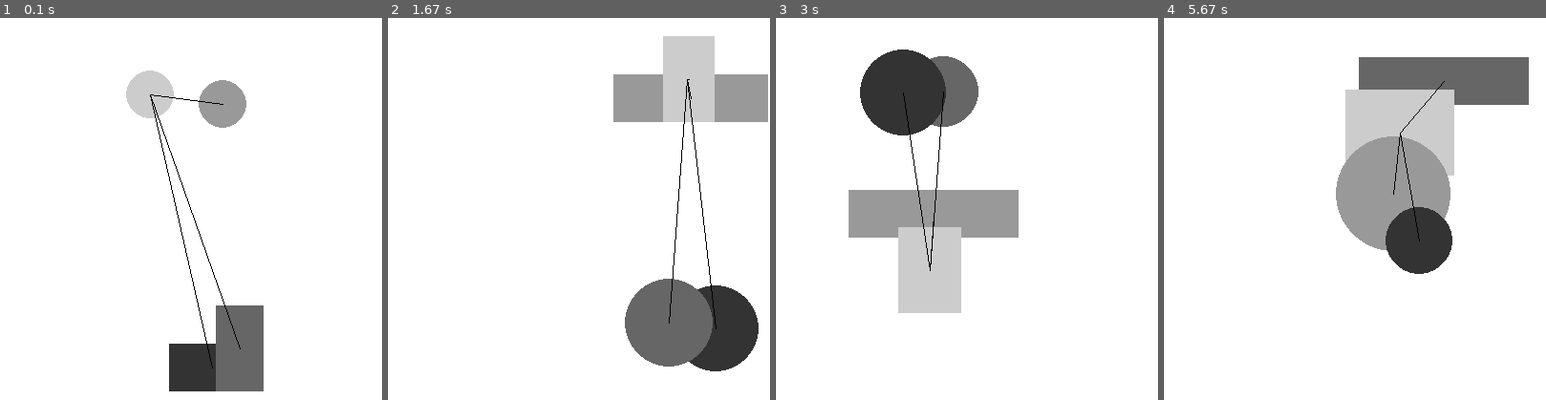
Above: before the commit, frames 1-4 (left to right).
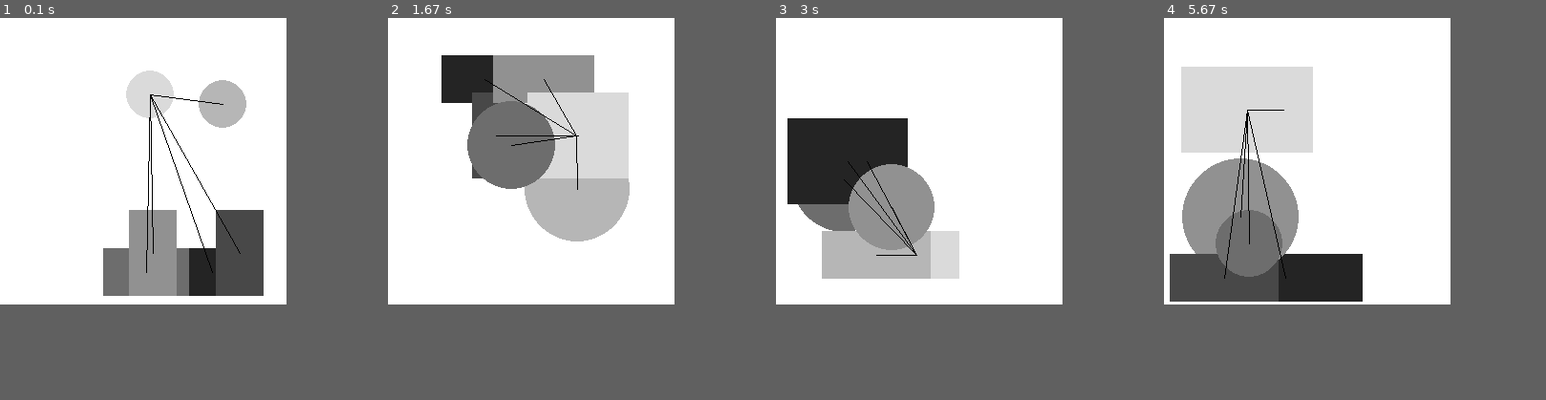
Above: after the commit, the same moments.

Repository: PatrykCiwinski/WSBdzien6
Game: pygame game, started from mediator.py
Same seed, same stepped clock (60 frames per second), same inputs: the game is played once before the commit and once after it.
Inputs (mouse positions are in pixels of both pictures, inside the frame that each line leads up to):
- Up to frame 1 (0.1 s): no input
- Up to frame 2 (1.67 s): press the mouse at (624, 155) at 0.37 s; move the mouse to (579, 166) at 0.47 s; release the mouse at (533, 178) at 0.6 s; hold W 0.67-1.13 s; move the mouse to (464, 163) at 0.7 s; press the mouse at (624, 155) at 1.2 s; move the mouse to (628, 209) at 1.3 s; release the mouse at (636, 262) at 1.43 s; press the mouse at (624, 155) at 1.53 s; move the mouse to (579, 109) at 1.63 s
- Up to frame 3 (3 s): release the mouse at (924, 63) at 1.77 s; hold S 1.83-2.13 s; move the mouse to (852, 105) at 1.87 s; hold W 2.17-2.53 s; move the mouse to (921, 189) at 2.2 s; hold S 2.57-2.93 s; move the mouse to (1028, 270) at 2.6 s; hold W from 2.97 s (still down)
- Up to frame 4 (5.67 s): move the mouse to (1259, 67) at 3 s; release W at 3.27 s; hold S 3.3-3.6 s; move the mouse to (1408, 235) at 3.33 s; move the mouse to (1400, 155) at 3.63 s; press the mouse at (1400, 155) at 3.67 s; move the mouse to (1381, 132) at 3.77 s; release the mouse at (1366, 109) at 3.9 s; hold W 3.97-4.33 s; click (1217, 124) at 4.05 s; hold S 4.37-4.73 s; click (1221, 63) at 4.45 s; hold W 4.77-5.07 s; click (1240, 209) at 4.85 s; hold S 5.1-5.4 s; click (1244, 109) at 5.18 s; hold W from 5.43 s (still down); click (1244, 136) at 5.52 s
In our replay, the window is 400x400 before the commit and 300x300 after it. These sizes can differ from the game's own. Grey fills any space a smaller window leaves; there, only what the larger window draws over its background counts as a difference.

The runs differ from the first frame. In frame 1, 14% of the frame differs, in the area x 27-69%, y 16-98%; in frame 2, 30%; in frame 3, 19%; in frame 4, 38%, in the area x 1-96%, y 10-75%.

Commit message:
more upgrades

Diff:
--- a/mediator.py
+++ b/mediator.py
@@ -1,8 +1,12 @@
+# brak globalnego mediatora
 import random
 import pygame
-mediator = None
-class FizykaOdbijajacegoSieObiektu:
-    def __init__(self, x, y):
+class PodwladnyMediatora:
+    def __init__(self, mediator):
+        self.mediator = mediator
+class FizykaOdbijajacegoSieObiektu(PodwladnyMediatora):
+    def __init__(self, x, y, mediator):
+        super(FizykaOdbijajacegoSieObiektu, self).__init__(mediator)
         self.x = x
         self.y = y
         self.krok_x = 2
@@ -15,75 +19,62 @@
     @property
     def srodek_obiektu_y(self):
         return self.y + self.wysokosc / 2
-
     def oblicz_kw_odleglosci(self, x, y):
         return (self.srodek_obiektu_x - x)**2 + (self.srodek_obiektu_y - y)**2
-
-
     def update(self):
         self.x += self.krok_x
         if self.x < 0:
             self.krok_x = -self.krok_x
             self.x = 0
-        elif self.x + self.szerokosc > mediator.SZEROKOSC_OKNA:
+        elif self.x + self.szerokosc > self.mediator.SZEROKOSC_OKNA:
             self.krok_x = -self.krok_x
-            self.x = mediator.SZEROKOSC_OKNA - self.szerokosc
+            self.x = self.mediator.SZEROKOSC_OKNA - self.szerokosc
         self.y += self.krok_y
         if self.y < 0:
             self.krok_y = -self.krok_y
             self.y = 0
-        elif self.y + self.wysokosc > mediator.WYSOKOSC_OKNA:
+        elif self.y + self.wysokosc > self.mediator.WYSOKOSC_OKNA:
             self.krok_y = -self.krok_y
-            self.y = mediator.WYSOKOSC_OKNA - self.wysokosc
-
-
+            self.y = self.mediator.WYSOKOSC_OKNA - self.wysokosc
 class PoruszajacySieKwadracik(FizykaOdbijajacegoSieObiektu):
     @classmethod
-    def nowy_obiekt(cls):
-        return PoruszajacySieKwadracik(random.randint(0, mediator.SZEROKOSC_OKNA), random.randint(0, mediator.WYSOKOSC_OKNA))
-
-    def __init__(self, x, y):
-        super(PoruszajacySieKwadracik, self).__init__(x, y)
+    def nowy_obiekt(cls, mediator):
+        return PoruszajacySieKwadracik(random.randint(0, mediator.SZEROKOSC_OKNA), random.randint(0, mediator.WYSOKOSC_OKNA),
+                                       mediator)
+    def __init__(self, x, y, mediator):
+        super(PoruszajacySieKwadracik, self).__init__(x, y, mediator)
         self.stopien_szarosci = 0.5
-
     @property
     def kolor(self):
         return (int(255*self.stopien_szarosci), int(255*self.stopien_szarosci), int(255*self.stopien_szarosci))
-
     def paint(self, background):
         pygame.draw.rect(background, self.kolor, (self.x, self.y, self.szerokosc, self.wysokosc))
-
-
 class Kolo(PoruszajacySieKwadracik):
-
     @classmethod
-    def nowy_obiekt(cls):
-        return Kolo(random.randint(0, mediator.SZEROKOSC_OKNA), random.randint(0, mediator.WYSOKOSC_OKNA))
-
-    def __init__(self, x, y):
-        super(Kolo, self).__init__(x, y)
+    def nowy_obiekt(cls, mediator):
+        return Kolo(random.randint(0, mediator.SZEROKOSC_OKNA), random.randint(0, mediator.WYSOKOSC_OKNA),
+                    mediator)
+    @classmethod
+    def ile_wynosi_dodawanie(cls, a, b):
+        return a + b
+    def __init__(self, x, y, mediator):
+        super(Kolo, self).__init__(x, y, mediator)
         self.promien = 25
         self.krok_zmiany_promienia = 0.1
-
     def paint(self, background):
         pygame.draw.circle(background, self.kolor, (self.x + self.promien, self.y + self.promien), self.promien)
-
     @property
     def wysokosc(self):
         return 2 * self.promien
-
     @wysokosc.setter
     def wysokosc(self, nowa_wysokosc):
         self.promien = nowa_wysokosc / 2
-
     @property
     def szerokosc(self):
         return 2 * self.promien
-
     @szerokosc.setter
     def szerokosc(self, nowa_szerokosc):
         self.promien = nowa_szerokosc / 2
-
     def update(self):
         super(Kolo, self).update()
         self.promien += self.krok_zmiany_promienia
@@ -91,26 +82,56 @@
             self.krok_zmiany_promienia = -self.krok_zmiany_promienia
         elif self.promien < 10:
             self.krok_zmiany_promienia = -self.krok_zmiany_promienia
-
+def losowy_kolor():
+    return (random.randint(0, 255), random.randint(0, 255), random.randint(0, 255))
 class Mediator:
     def __init__(self):
-        self.obiekty_na_ekranie = []
-        self.punkt_od_ktorego_rysujemy_linie = (0, 0)
-        pygame.init()
         self.SZEROKOSC_OKNA = 400
         self.WYSOKOSC_OKNA = 400
-        self.window = (self.SZEROKOSC_OKNA, self.WYSOKOSC_OKNA)
-        self.screen = pygame.display.set_mode(self.window)
-        self.background = pygame.Surface(self.window)
-
-    def uruchom_gre(self):
-
-        self.obiekty_na_ekranie = [PoruszajacySieKwadracik.nowy_obiekt(),
-                                   PoruszajacySieKwadracik.nowy_obiekt(),
-                                   Kolo.nowy_obiekt(),Kolo.nowy_obiekt()
+        self.obiekty_na_ekranie = [PoruszajacySieKwadracik.nowy_obiekt(self),
+                                   PoruszajacySieKwadracik.nowy_obiekt(self),
+                                   Kolo.nowy_obiekt(self),
                                    ]
         self.obiekty_na_ekranie[0].szerokosc = 90
         self.obiekty_na_ekranie[1].wysokosc = 90
+        self.punkt_od_ktorego_rysujemy_linie = (0, 0)
+    def __add__(self, other):
+        if isinstance(other, Mediator):
+            wynik = Mediator()
+            wynik.obiekty_na_ekranie = self.obiekty_na_ekranie + other.obiekty_na_ekranie
+            for o in wynik.obiekty_na_ekranie:
+                o.mediator = wynik
+            return wynik
+        if isinstance(other, int):
+            wynik = Mediator()
+            wynik.obiekty_na_ekranie = self.obiekty_na_ekranie
+            for o in wynik.obiekty_na_ekranie:
+                o.mediator = wynik
+            wynik.SZEROKOSC_OKNA = self.SZEROKOSC_OKNA + other
+            wynik.WYSOKOSC_OKNA = self.WYSOKOSC_OKNA + other
+            return wynik
+    def __sub__(self, other):
+        if isinstance(other, Mediator):
+            wynik = Mediator()
+            wynik.obiekty_na_ekranie = self.obiekty_na_ekranie + other.obiekty_na_ekranie
+            for o in wynik.obiekty_na_ekranie:
+                o.mediator = wynik
+            return wynik
+        if isinstance(other, int):
+            wynik = Mediator()
+            wynik.obiekty_na_ekranie = self.obiekty_na_ekranie
+            for o in wynik.obiekty_na_ekranie:
+                o.mediator = wynik
+            wynik.SZEROKOSC_OKNA = self.SZEROKOSC_OKNA - other
+            wynik.WYSOKOSC_OKNA = self.WYSOKOSC_OKNA - other
+            return wynik
+    @property
+    def window(self):
+        return (self.SZEROKOSC_OKNA, self.WYSOKOSC_OKNA)
+    def uruchom_gre(self):
+        pygame.init()
+        screen = pygame.display.set_mode(self.window)
+        background = pygame.Surface(self.window)
         FPS = 60  # Frames per second.
         clock = pygame.time.Clock()
         done = False
@@ -124,7 +145,7 @@
                 #         y -= 40
                 #     elif event.key == pygame.K_s:
                 #         y += 40
-            self._paint(self.background)
+            self._paint(background, screen)
             for k in self.obiekty_na_ekranie:
                 k.update()
             x, y = pygame.mouse.get_pos()
@@ -142,21 +163,22 @@
             if guzik1:
                 obiekt_najblizszy_myszcze.szerokosc += 4
         pygame.quit()
-
-    def _paint(self, background):
-        pygame.draw.rect(self.background, (255, 255, 255), (0, 0, *self.window))
+    def _paint(self, background, screen):
+        pygame.draw.rect(background, (255, 255, 255), (0, 0, *self.window))
         for k in self.obiekty_na_ekranie:
             k.paint(background)
         self._paint_myszka(background)
-        self.screen.blit(self.background, (0, 0))
+        screen.blit(background, (0, 0))
         pygame.display.flip()
-
     def _update(self):
         pass
-
     def _paint_myszka(self, background):
         x, y = self.punkt_od_ktorego_rysujemy_linie
         for o in self.obiekty_na_ekranie:
             pygame.draw.line(background, (0, 0, 0), (x, y), (o.srodek_obiektu_x, o.srodek_obiektu_y))
-mediator = Mediator()
-mediator.uruchom_gre()
+mediator1 = Mediator()
+mediator2 = Mediator()
+koncowy_mediator = mediator1 + mediator2
+# koncowy_mediator += 150
+koncowy_mediator-=100
+koncowy_mediator.uruchom_gre()
